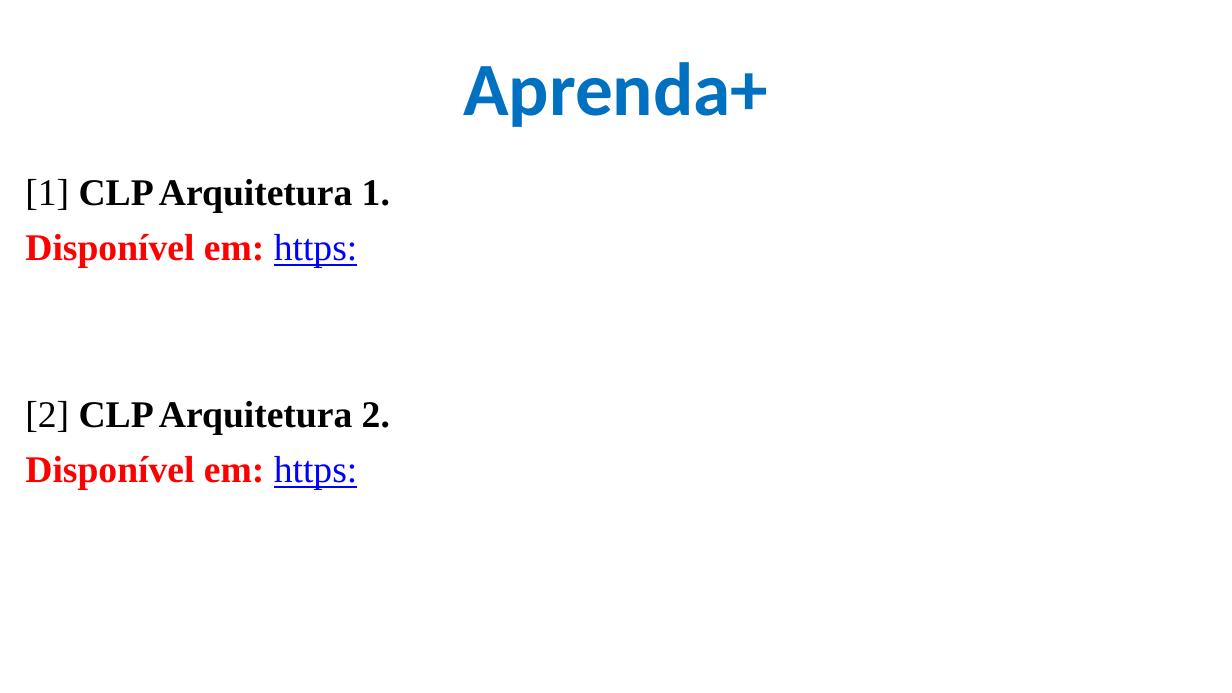
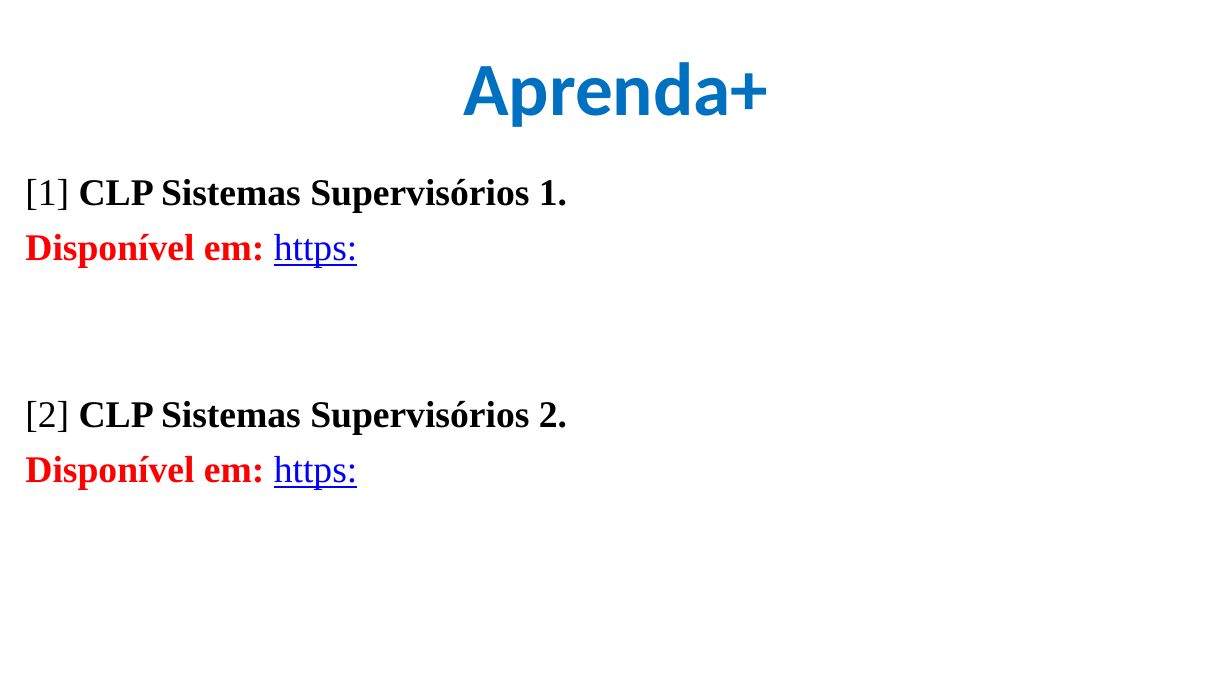
Before and after one commit to CloudEducationBrazil/WydenUniRuyControladoresLogicosProgCLP, a slide deck: slide 5 of 01 Classes/Aula8 - CLP - Sistemas Supervisórios.pptx. Drawn at 1232x693 pixels with LibreOffice and Linux fonts; fonts in the diff are those of the drawing; background and template pictures are left out. Boxes give left, top, right and bottom in pixels: in the first picture for what was removed or moved away, otherwise in the second. Text is boxed around its words. In the diff, an @@ line names an element or a change of style, - is before the commit and + after.

```diff
--- a/01 Classes/Aula8 - CLP - Sistemas Supervisórios.pptx
+++ b/01 Classes/Aula8 - CLP - Sistemas Supervisórios.pptx
@@ text at [25, 179, 567, 213]: text changed @@
-[1] CLP Arquitetura 1.
+[1] CLP Sistemas Supervisórios 1.
@@ text at [25, 401, 567, 435]: text changed @@
-[2] CLP Arquitetura 2.
+[2] CLP Sistemas Supervisórios 2.
```
Also in this commit, not shown: 2 other slides changed, 6 other files.
